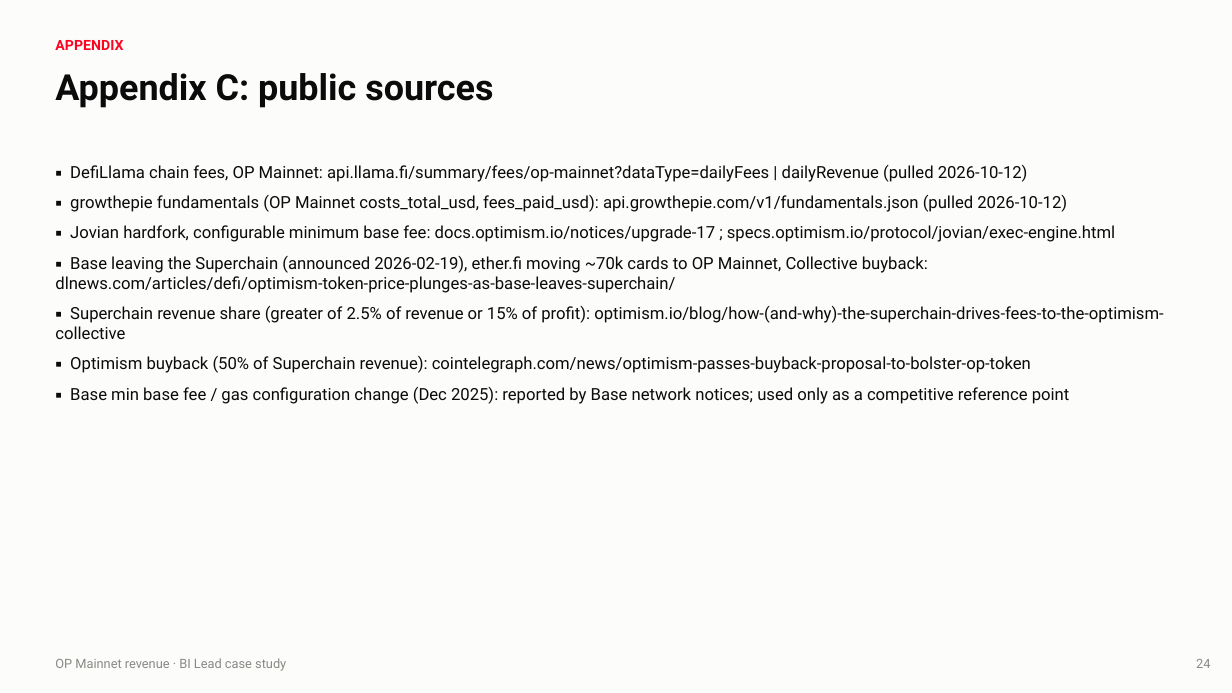
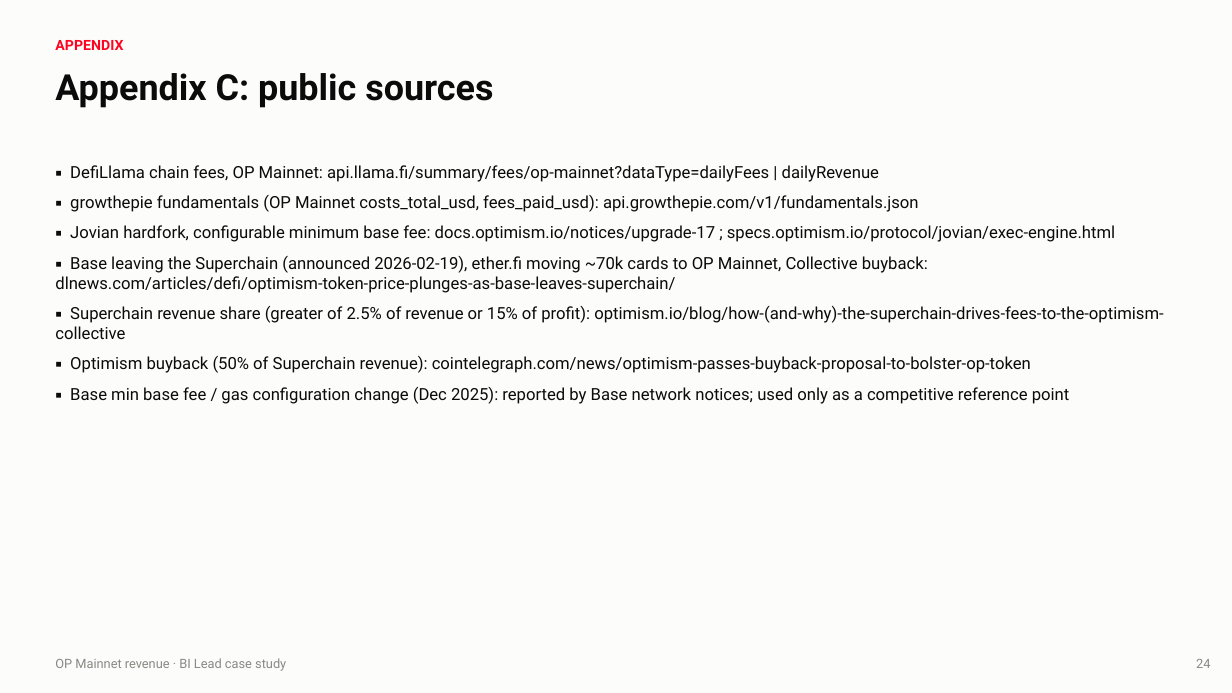
Before and after one commit to cyrus-rustomji/optimum_case_study, a slide deck: slide 24 of analysis/deck/OP_Mainnet_Revenue_BI_Lead.pptx. Drawn at 1232x693 pixels with LibreOffice and Linux fonts; fonts in the diff are those of the drawing. Boxes give left, top, right and bottom in pixels: in the first picture for what was removed or moved away, otherwise in the second. Text is boxed around its words. In the diff, an @@ line names an element or a change of style, - is before the commit and + after.

```diff
--- a/analysis/deck/OP_Mainnet_Revenue_BI_Lead.pptx
+++ b/analysis/deck/OP_Mainnet_Revenue_BI_Lead.pptx
@@ text at bbox=[70, 165, 919, 212]: text changed @@
-▪ DefiLlama chain fees, OP Mainnet: api.llama.fi/summary/fees/op-mainnet?dataType=dailyFees | dailyRevenue (pulled 2026-10-12)
-▪ growthepie fundamentals (OP Mainnet costs_total_usd, fees_paid_usd): api.growthepie.com/v1/fundamentals.json (pulled 2026-10-12)
+▪ DefiLlama chain fees, OP Mainnet: api.llama.fi/summary/fees/op-mainnet?dataType=dailyFees | dailyRevenue
+▪ growthepie fundamentals (OP Mainnet costs_total_usd, fees_paid_usd): api.growthepie.com/v1/fundamentals.json
```
Also in this commit, not shown: 5 other files.
